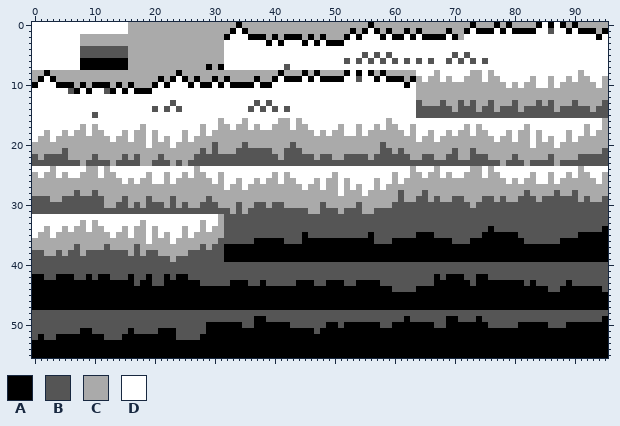
A sprite sheet gets an edit: gfx/credits/bg3.w96.png. The picture above is the old version.
The file is 96x56 pixels.
Palette (. is transparent): A #000000  B #555555  C #aaaaaa  D #ffffff
Pixels before (only the part around the change), first column x 20:
20 CCCDCCCCCCBCCCCBCCCCCCCB
21 CCCCCCCCBCBCCCBBBBBBCCBB
22 CBCCCCCBBBBBBBBBBBBBBCBB
23 BBBCBCBBBBBBBBBBBBBBBBBB
24 DDDDDDDCDDDDDDDDDDDDDDDD
25 DDCDDCDCCDDCDDDDDDDDCDCD
26 DDCDCCCCCCDCDDCDDCDCCDCC
27 CCCCCCCCCCCCDCCDCCCCCCCC
28 CCCCCCCCCCCCCCCCCCCCCCCC
29 CCCBCCCCCBCCCCCCCCCCCCCC
30 BBCBCBCCBBBCCCBCCBBCBBCC
31 BBBBBBBBBBBBBCBCBBBBBBBB
32 DDDDDDDDDDDCBBBBBBBBBBBB
33 DDDDDDDDCDDCBBBBBBBBBBBB
34 CDDDDCDDCDCCBBBBBBBBBBBB
35 CDCDDCDCCCCCBBBBBBBBBBBB
36 CCCDCCCCCCCBBBBBBAAAAABB
37 CCCCCCCCBCBBAAAAAAAAAAAA
38 BCCCCCBBBBBBAAAAAAAAAAAA
39 BBBCBBBBBBBBAAAAAAAAAAAA
40 BBBBBBBBBBBBBBBBBBBBBBBB
41 BBBBBBBBBBBBBBBBBBBBBBBB
42 BBABAABBBBBBBBBBBBBBBBBB
43 BBAAAAAABBBBBAAABBABBBBB
44 AAAAAAAAAAAAAAAAAAAAAAAA
45 AAAAAAAAAAAAAAAAAAAAAAAA
After the commit:
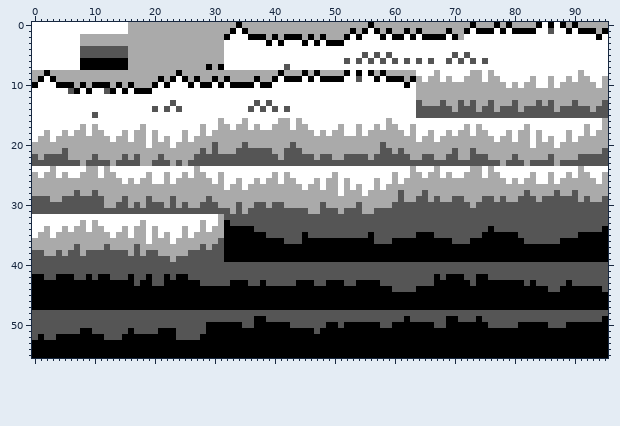
The exact change:
Colour B gives way to colour A in row 33 at x 32; in row 34 at x 32 to 36; in row 35 at x 32 to 38; in row 36 at x 32 to 36.
Boxes around the changes in both pictures, in picture pixels (x1, y1, x2, y2):
changed: (224, 220, 266, 244)
